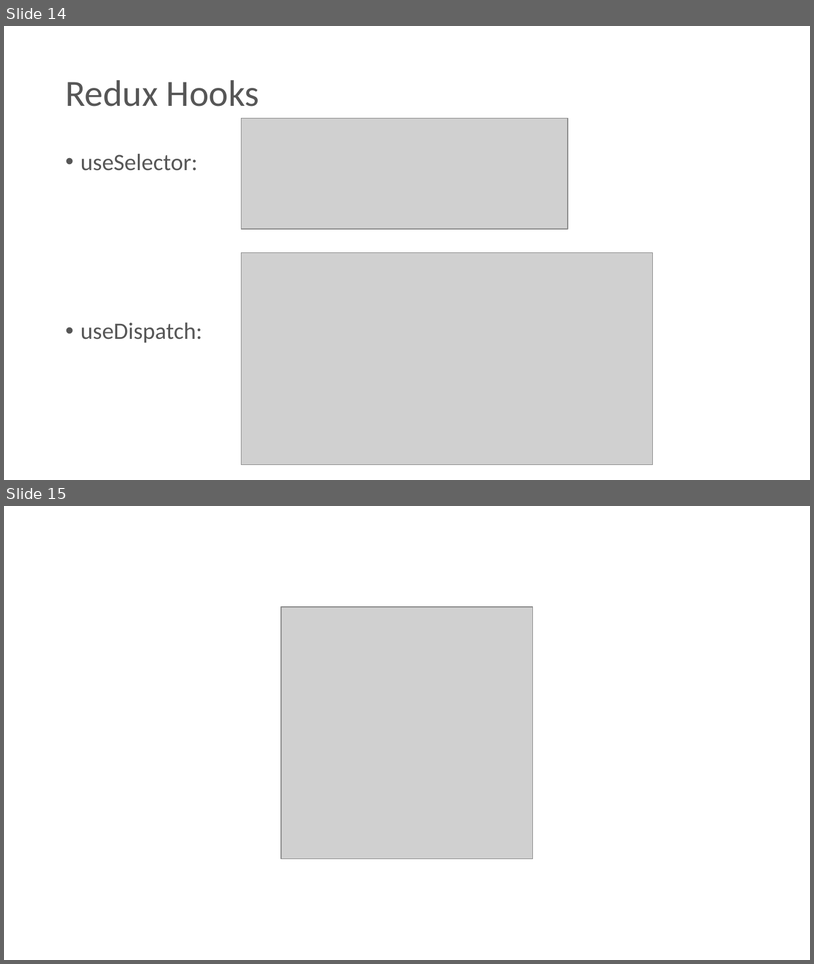
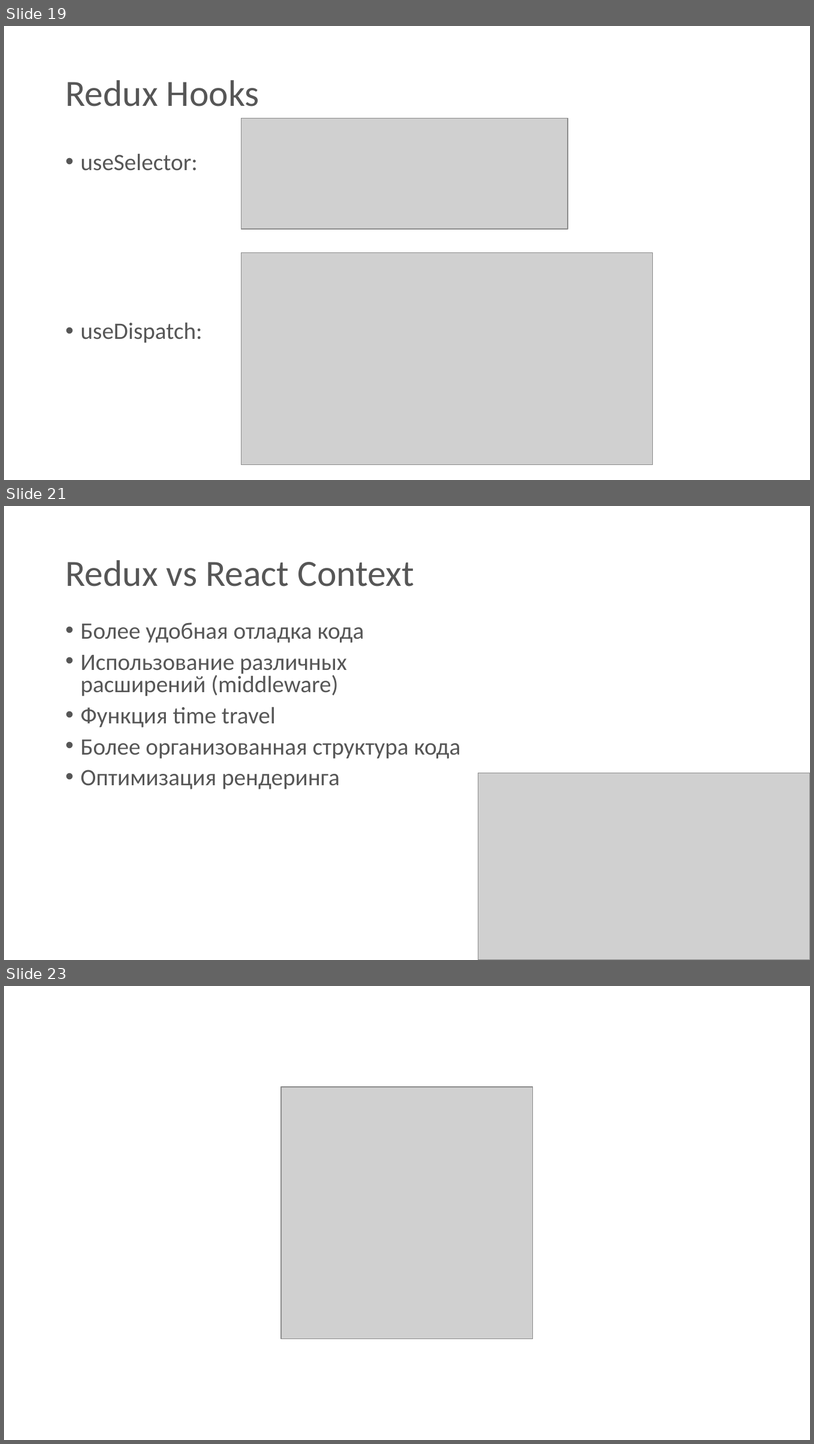
Before and after one commit to spiderpoul/react-redux-hooks, a slide deck: React - Redux with Hooks.pptx. Shown one above the other, each under a label of ours: slides 14 and 15 before the commit, slides 19, 21 and 23 after it; the slides between them are not shown. The pictures are 814x964 and 814x1444 pixels, drawn with LibreOffice and Linux fonts; fonts in the diff are those of the drawing; grey boxes stand for pictures. Boxes give left, top, right and bottom in pixels: in the first picture for what was removed or moved away, otherwise in the second. Text is boxed around its words. In the diff, an @@ line names an element or a change of style, - is before the commit and + after.

```diff
--- a/React - Redux with Hooks.pptx
+++ b/React - Redux with Hooks.pptx
@@ slide 21 added at (4, 506, 810, 960), background #FFFFFF @@
@@ title added at (65, 560, 414, 586), 44 pt, text #565656 @@
+Redux vs React Context
@@ text added at (81, 622, 461, 789), 28 pt, text #565656 @@
+• Более удобная отладка кода
+• Использование различных расширений (middleware)
+• Функция time travel
+• Более организованная структура кода
+• Оптимизация рендеринга
@@ picture added at (478, 773, 810, 960) @@
@@ what was slide 14 is now slide 19 @@
@@ what was slide 15 is now slide 23 @@
```
Also in this commit, not shown: 2 slides changed, 7 other slides added, 4 other files.
